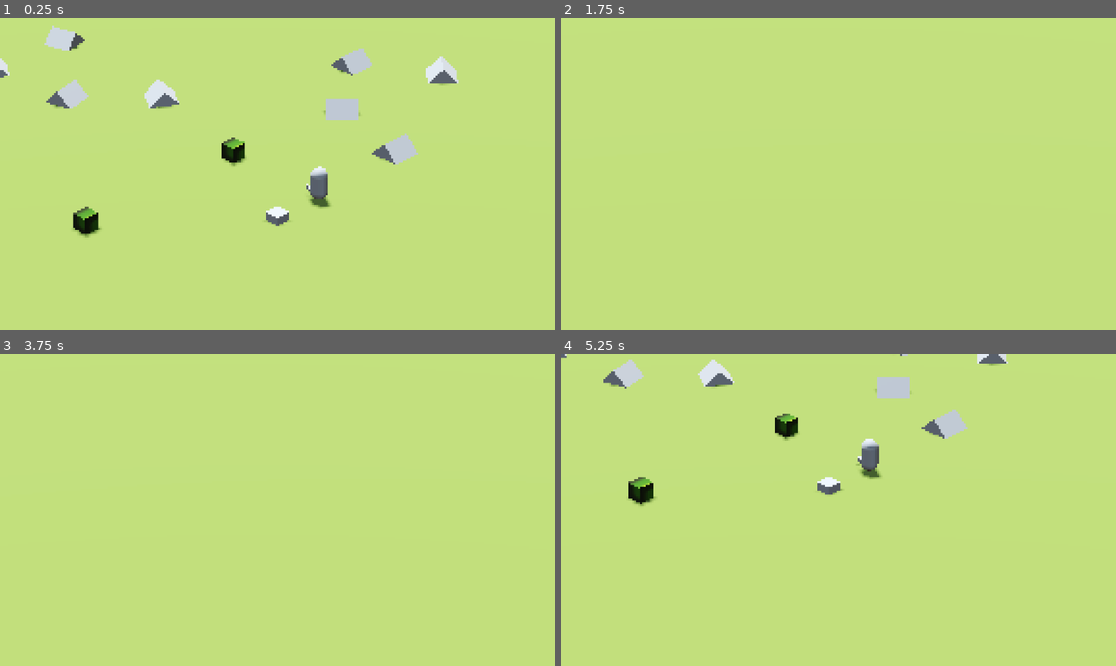
Above: before the commit, frames 1-4 (two rows, left to right).
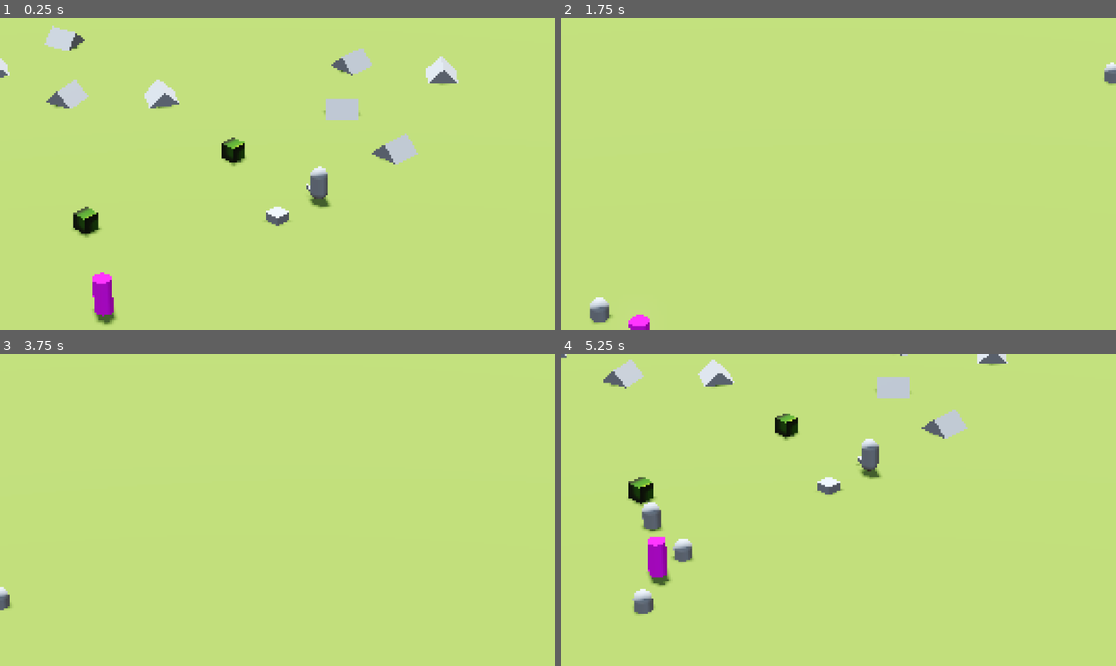
Above: after the commit, the same moments.

Repository: jalejr/Incrememental
Game: Godot game, scene res://main.tscn
Two runs of this game, one before a commit and one after it. Both use one fixed random seed, a clock stepped at 60 frames per second and the inputs below. The engine's default icon, where the game draws it, is replaced by a stand-in: a white triangle on a blue panel in a dark square.
Inputs (mouse positions are in pixels of both pictures, inside the frame that each line leads up to):
- Up to frame 1 (0.25 s): no input
- Up to frame 2 (1.75 s): tap Enter (enter) at 0.5 s; move the mouse to (960, 158) at 0.52 s; hold Right (right) 0.53-1.28 s; hold Mouse wheel up (camera_zoom_in) 0.53-1.28 s; click (960, 158) at 0.67 s; move the mouse to (727, 189) at 1.27 s; hold S (backward) from 1.28 s (still down); tap Mouse wheel down (camera_zoom_out) at 1.35 s
- Up to frame 3 (3.75 s): move the mouse to (333, 441) at 2.02 s; release S (backward) at 2.03 s; hold Right (right) 2.03-2.78 s; tap Enter (enter) at 2.1, 3.5 s; tap Space at 2.75 s; move the mouse to (249, 572) at 2.77 s; hold W (forward) 2.78-3.53 s; click (249, 572) at 2.85 s; move the mouse to (444, 556) at 3.52 s; hold A (left) from 3.53 s (still down); tap G at 3.6 s
- Up to frame 4 (5.25 s): move the mouse to (672, 463) at 4.27 s; tap Mouse wheel up (camera_zoom_in) at 4.35 s; move the mouse to (866, 510) at 5.02 s; release A (left) at 5.03 s; hold S (backward) from 5.03 s (still down); hold Mouse wheel down (camera_zoom_out) from 5.03 s (still down); click (866, 510) at 5.17 s

The runs differ from the first frame. In frame 1, 0.6% of the frame differs, in the area x 16-22%, y 81-99%; in frame 2, 0.6%; in frame 3, 0.1%; in frame 4, 1.3%, in the area x 12-24%, y 47-84%.
Error in both runs: Cannot call method 'storage_buffer_create' on a null value. (res://compositor/scripts/edge_detection_compositor.gd:20)

Commit message:
Added a unit spawner building for units to come from

Diff:
--- a/main.tscn
+++ b/main.tscn
@@ -7,6 +7,7 @@
 [ext_resource type="PackedScene" uid="uid://cs0djqyjiehg" path="res://units/scavenger.tscn" id="6_7mycd"]
 [ext_resource type="PackedScene" uid="uid://dnk5c7577fdlf" path="res://grid_manager/spatial_grid_manager.tscn" id="6_272bh"]
 [ext_resource type="PackedScene" uid="uid://c7bfkc5utn8jc" path="res://units/base_unit_manager/BaseUnitManager.tscn" id="7_5vw27"]
+[ext_resource type="PackedScene" uid="uid://5k3hagwi4mhh" path="res://units/spawners/unit_spawner_building.tscn" id="8_5vw27"]
 
 [sub_resource type="ProceduralSkyMaterial" id="ProceduralSkyMaterial_ig7tw"]
 sky_horizon_color = Color(0.66224277, 0.6717428, 0.6867428, 1)
@@ -178,3 +179,39 @@
 
 [node name="MeshInstance3D14" type="MeshInstance3D" parent="Node3D/SubViewportContainer/SubViewport"]
 mesh = SubResource("BoxMesh_5vw27")
+
+[node name="UnitSpawnerBuilding" parent="Node3D/SubViewportContainer/SubViewport" node_paths=PackedStringArray("unit_manager") instance=ExtResource("8_5vw27")]
+transform = Transform3D(1, 0, 0, 0, 1, 0, 0, 0, 1, -12.882046, 0, 0)
+unit_manager = NodePath("../BaseUnitManager")
+
+[node name="UnitSpawnerBuilding2" parent="Node3D/SubViewportContainer/SubViewport" node_paths=PackedStringArray("unit_manager") instance=ExtResource("8_5vw27")]
+transform = Transform3D(1, 0, 0, 0, 1, 0, 0, 0, 1, -12.882046, 0, -53.49804)
+unit_manager = NodePath("../BaseUnitManager")
+
+[node name="UnitSpawnerBuilding3" parent="Node3D/SubViewportContainer/SubViewport" node_paths=PackedStringArray("unit_manager") instance=ExtResource("8_5vw27")]
+transform = Transform3D(1, 0, 0, 0, 1, 0, 0, 0, 1, 46.112015, 0, -53.49804)
+unit_manager = NodePath("../BaseUnitManager")
+
+[node name="UnitSpawnerBuilding4" parent="Node3D/SubViewportContainer/SubViewport" node_paths=PackedStringArray("unit_manager") instance=ExtResource("8_5vw27")]
+transform = Transform3D(1, 0, 0, 0, 1, 0, 0, 0, 1, 46.112015, 0, -1.6792336)
+unit_manager = NodePath("../BaseUnitManager")
+
+[node name="UnitSpawnerBuilding5" parent="Node3D/SubViewportContainer/SubViewport" node_paths=PackedStringArray("unit_manager") instance=ExtResource("8_5vw27")]
+transform = Transform3D(1, 0, 0, 0, 1, 0, 0, 0, 1, -87.99165, 0, -1.6792336)
+unit_manager = NodePath("../BaseUnitManager")
+
+[node name="UnitSpawnerBuilding6" parent="Node3D/SubViewportContainer/SubViewport" node_paths=PackedStringArray("unit_manager") instance=ExtResource("8_5vw27")]
+transform = Transform3D(1, 0, 0, 0, 1, 0, 0, 0, 1, -87.99165, 0, -55.399803)
+unit_manager = NodePath("../BaseUnitManager")
+
+[node name="UnitSpawnerBuilding7" parent="Node3D/SubViewportContainer/SubViewport" node_paths=PackedStringArray("unit_manager") instance=ExtResource("8_5vw27")]
+transform = Transform3D(1, 0, 0, 0, 1, 0, 0, 0, 1, -87.99165, 0, 49.48018)
+unit_manager = NodePath("../BaseUnitManager")
+
+[node name="UnitSpawnerBuilding8" parent="Node3D/SubViewportContainer/SubViewport" node_paths=PackedStringArray("unit_manager") instance=ExtResource("8_5vw27")]
+transform = Transform3D(1, 0, 0, 0, 1, 0, 0, 0, 1, 0.07892609, 0, 49.48018)
+unit_manager = NodePath("../BaseUnitManager")
+
+[node name="UnitSpawnerBuilding9" parent="Node3D/SubViewportContainer/SubViewport" node_paths=PackedStringArray("unit_manager") instance=ExtResource("8_5vw27")]
+transform = Transform3D(1, 0, 0, 0, 1, 0, 0, 0, 1, 43.682808, 0, 49.48018)
+unit_manager = NodePath("../BaseUnitManager")
--- a/units/base_unit_manager/base_unit_manager.gd
+++ b/units/base_unit_manager/base_unit_manager.gd
@@ -1,5 +1,7 @@
 extends Node
 class_name BaseUnitManager
+
+signal unit_died(unit: BaseUnitData, building: Node)
 ## enums
 ## consts
 ## exports
@@ -26,6 +28,14 @@
 ## onready vars
 ## methods to override
 func update_unit_logic(unit: BaseUnitData, delta: float):
+	if unit.nav_path.is_empty() or unit.path_index >= unit.nav_path.size():
+	# Unit is idle, give it a new patrol point
+		var patrol_point = unit.spawn_building.global_position + Vector3(
+			randf_range(-20, 20),  # Also made this smaller
+			0,
+			randf_range(-20, 20)
+		)
+		_set_unit_path(unit, patrol_point)
 	if not unit.nav_path.is_empty():
 		move_along_path(unit, delta)
 
@@ -59,7 +69,6 @@
 
 
 func _exit_tree():
-	# Clean up all units
 	for unit in units:
 		if unit.grid_data:
 			grid_manager.unregister_unit(unit.grid_data)
@@ -77,7 +86,7 @@
 	if custom_stats:
 		unit.stats = custom_stats.duplicate_stats()
 	else:
-		unit.stats = _get_default_stats()
+		unit.stats = get_default_stats()
 
 	unit.health = unit.stats.max_health
 
@@ -102,11 +111,14 @@
 		return
 
 	var unit = units[index]
+	var building: Node = unit.spawn_building
 
 	grid_manager.unregister_unit(unit.grid_data)
 
 	if unit.agent_rid.is_valid():
 		NavigationServer3D.free_rid(unit.agent_rid)
+
+	unit_died.emit(unit, building)
 
 	units.remove_at(index)
 	multimesh.instance_count = units.size()
@@ -138,6 +150,15 @@
 		return true
 
 	return false
+
+
+func get_default_stats() -> UnitStats:
+	var stats: UnitStats = UnitStats.new()
+	stats.move_speed = default_move_speed
+	stats.max_health = default_health
+	stats.attack_damage = default_attack_damage
+	stats.attack_range = default_attack_range
+	return stats
 
 
 ## private methods
@@ -157,15 +178,6 @@
 		nav_map = navigation_region.get_navigation_map()
 
 
-func _get_default_stats() -> UnitStats:
-	var stats: UnitStats = UnitStats.new()
-	stats.move_speed = default_move_speed
-	stats.max_health = default_health
-	stats.attack_damage = default_attack_damage
-	stats.attack_range = default_attack_range
-	return stats
-
-
 func _update_logic(delta: float):
 	if units.is_empty():
 		return
--- /dev/null
+++ b/units/spawners/unit_spawner_building.gd
@@ -0,0 +1,131 @@
+extends Node3D
+class_name UnitSpawnerBuilding
+## enums
+## consts
+## exports
+@export_group("Unit Spawning")
+@export var unit_manager: BaseUnitManager
+@export var max_units: int = 10
+@export var spawn_interval: float = 3.0
+@export var auto_spawn: bool = true
+
+@export_group("Spawn Positions")
+@export var spawn_points: Array[Node3D] = []
+
+## public vars
+## private vars
+var _spawned_units: Array = []  # Using UnitStats to hold for smaller
+var _spawn_timer: Timer
+var _next_spawn_point_index: int = 0
+
+## onready vars
+## built-in override methods
+
+
+func _ready() -> void:
+	if not unit_manager:
+		push_warning("No unit manager assigned to building: ", name)
+		return
+
+	unit_manager.unit_died.connect(_on_manager_says_unit_died)
+
+	_spawn_timer = Timer.new()
+	_spawn_timer.wait_time = spawn_interval
+	_spawn_timer.timeout.connect(_on_spawn_timer_timeout)
+	add_child(_spawn_timer)
+
+	if auto_spawn:
+		start_spawning()
+
+
+## public methods
+func start_spawning():
+	if _spawn_timer:
+		_spawn_timer.start();
+
+
+func stop_spawning():
+	if _spawn_timer:
+		_spawn_timer.stop();
+
+
+func despawn_all_units():
+	for unit in _spawned_units:
+		if unit:
+			var index = unit_manager.units.find(unit)
+			if index >= 0:
+				unit_manager.kill_unit(index)
+
+	_spawned_units.clear()
+
+
+## private methods
+func _attempt_spawning():
+	if _spawned_units.size() >= max_units:
+		return
+
+	var spawn_pos = get_next_spawn_position()
+	if spawn_pos == Vector3.ZERO:
+		push_warning("No valid spawn position for building: ", name)
+		return
+
+	var unit_stats: UnitStats = _get_unit_stats()
+
+	if unit_stats:
+		_spawned_units.append(unit_stats)
+		unit_manager.spawn_unit(spawn_pos, unit_stats, self)
+		_on_unit_spawned(unit_stats, spawn_pos)
+
+
+func get_next_spawn_position() -> Vector3:
+	if spawn_points.is_empty():
+		return global_position + Vector3(randf_range(-2, 2), 0, randf_range(-2, 2))
+
+	var spawn_point = spawn_points[_next_spawn_point_index]
+	_next_spawn_point_index = (_next_spawn_point_index + 1) % spawn_points.size()
+
+	return spawn_point.global_position
+
+
+func _get_unit_stats() -> UnitStats:
+	var stats = unit_manager.get_default_stats()
+
+	return stats
+
+
+func get_alive_unit_count() -> int:
+	return _spawned_units.size()
+
+
+func get_available_capacity() -> int:
+	return max_units - get_alive_unit_count()
+
+
+func _force_spawn_now():
+	_attempt_spawning()
+
+
+func _on_unit_spawned(unit_stats: UnitStats, position: Vector3):
+	# Logic should be put here. Probably a overridable
+	print(name, " spawned unit at ", position, " (", get_alive_unit_count(), "/", max_units, ")")
+
+
+func _on_unit_died(unit) -> void:
+	# Logic should be put here. Probably a overridable
+	print(name, " lost a unit (", get_alive_unit_count(), "/", max_units, " remaining)")
+
+
+func _on_upgrade_applied(upgrade_type: String, value: float):
+	# Logic should be put here. Probably a overridable
+	print(name, " upgraded: ", upgrade_type, " +", value)
+
+
+func _on_manager_says_unit_died(unit, building):
+	if building != self:
+		return
+	_spawned_units.erase(unit)
+	_on_unit_died(unit)
+
+
+func _on_spawn_timer_timeout() -> void:
+	_attempt_spawning()
--- /dev/null
+++ b/units/spawners/unit_spawner_building.tscn
@@ -0,0 +1,28 @@
+[gd_scene load_steps=4 format=3 uid="uid://5k3hagwi4mhh"]
+
+[ext_resource type="Script" uid="uid://bdv8jw7nidhfq" path="res://units/spawners/unit_spawner_building.gd" id="1_ht01f"]
+
+[sub_resource type="StandardMaterial3D" id="StandardMaterial3D_6ukg2"]
+albedo_color = Color(1, 0, 1, 1)
+
+[sub_resource type="CylinderMesh" id="CylinderMesh_6ukg2"]
+
+[node name="UnitSpawnerBuilding" type="Node3D" node_paths=PackedStringArray("spawn_points")]
+script = ExtResource("1_ht01f")
+max_units = 50
+spawn_interval = 1.0
+spawn_points = [NodePath("FrontSpawn"), NodePath("LeftSpawn"), NodePath("RightSpawn")]
+
+[node name="MeshInstance3D" type="MeshInstance3D" parent="."]
+transform = Transform3D(1, 0, 0, 0, 1, 0, 0, 0, 1, 0, 1, 0)
+material_override = SubResource("StandardMaterial3D_6ukg2")
+mesh = SubResource("CylinderMesh_6ukg2")
+
+[node name="FrontSpawn" type="Node3D" parent="."]
+transform = Transform3D(1, 0, 0, 0, 1, 0, 0, 0, 1, 0, 0, -1.5)
+
+[node name="LeftSpawn" type="Node3D" parent="."]
+transform = Transform3D(1, 0, 0, 0, 1, 0, 0, 0, 1, 1.5, 0, 0)
+
+[node name="RightSpawn" type="Node3D" parent="."]
+transform = Transform3D(1, 0, 0, 0, 1, 0, 0, 0, 1, -1.5, 0, 0)
Not shown: 1 places in main.tscn that only renumber resources
Not shown, added: units/spawners/unit_spawner_building.gd.uid
